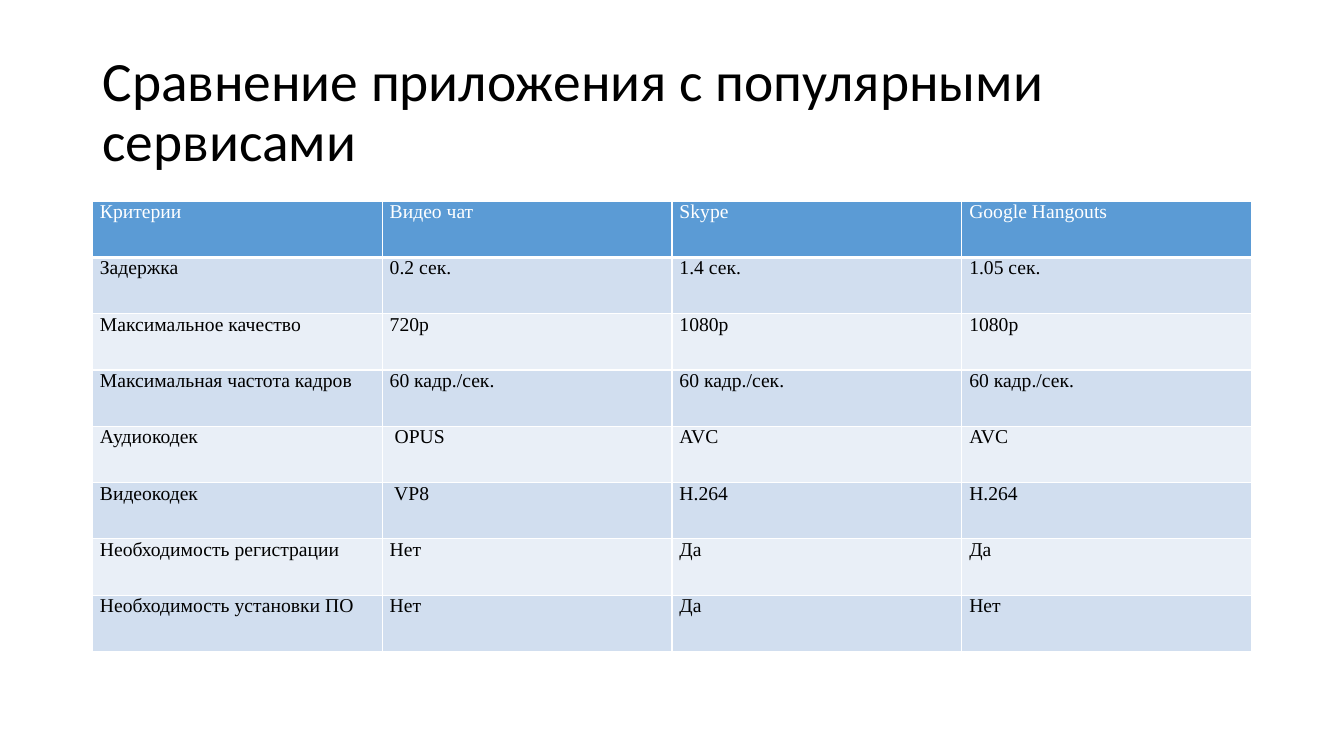
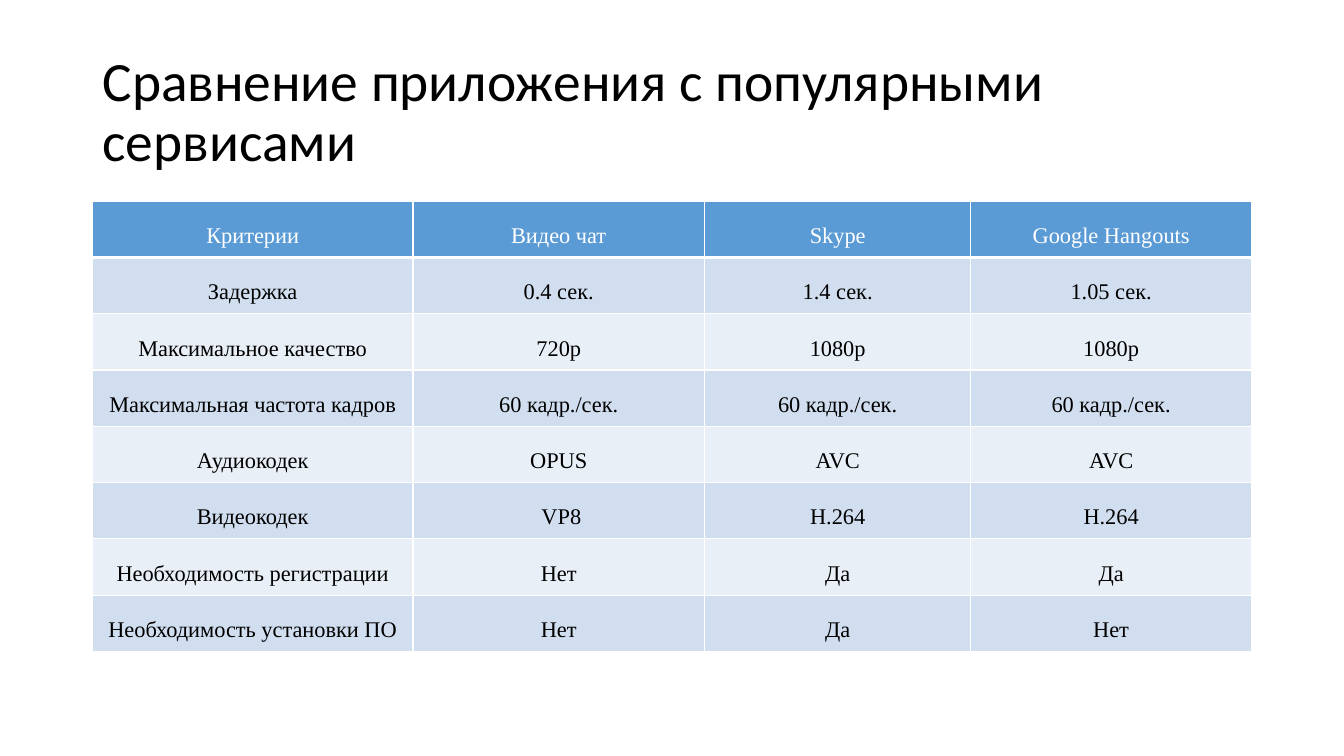
Before and after one commit to vladstarikov88/diploma, a slide deck: slide 19 of presentation.pptx (slide 20 before the commit). Drawn at 1344x756 pixels with LibreOffice and Linux fonts; fonts in the diff are those of the drawing. Boxes give left, top, right and bottom in pixels: in the first picture for what was removed or moved away, otherwise in the second. Text is boxed around its words. In the diff, an @@ line names an element or a change of style, - is before the commit and + after.

```diff
--- a/presentation.pptx
+++ b/presentation.pptx
@@ table at (93, 202, 1251, 652) @@
-row 2, column 2: 0.2 сек.
+row 2, column 2: 0.4 сек.
@@ size 14 to 16 pt @@
@@ alignment left to centre @@
@@ line spacing 1 to 1.9 @@
```
Also in this commit, not shown: 6 other slides changed, 10 slides added, 10 slides removed, 4 other files.
